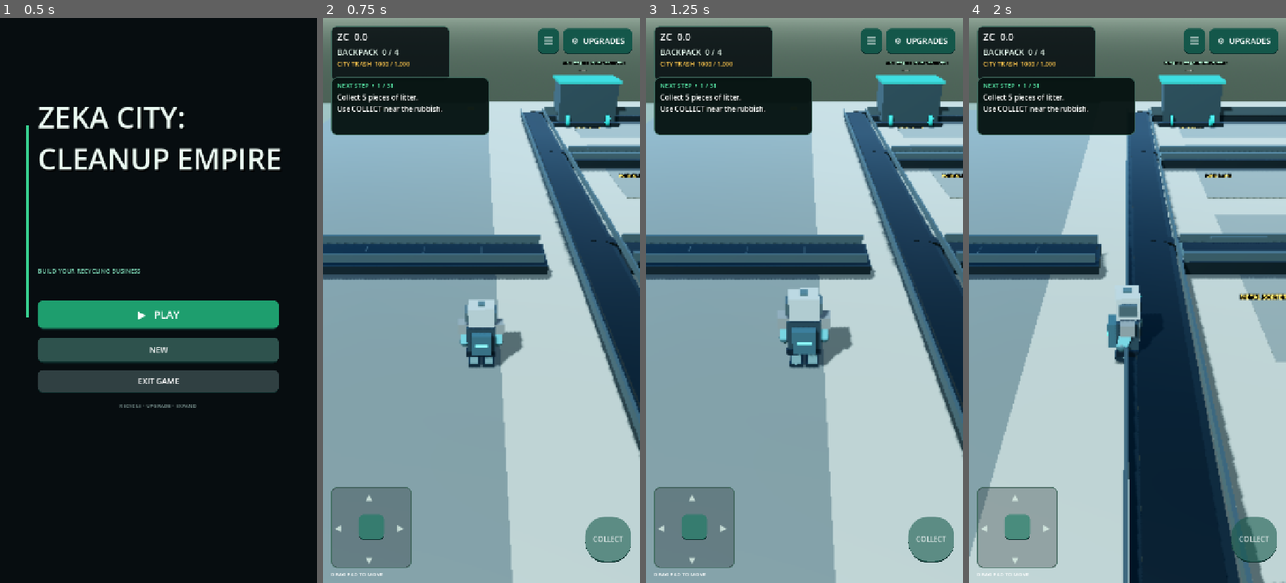
Above: before the commit, frames 1-4 (left to right).
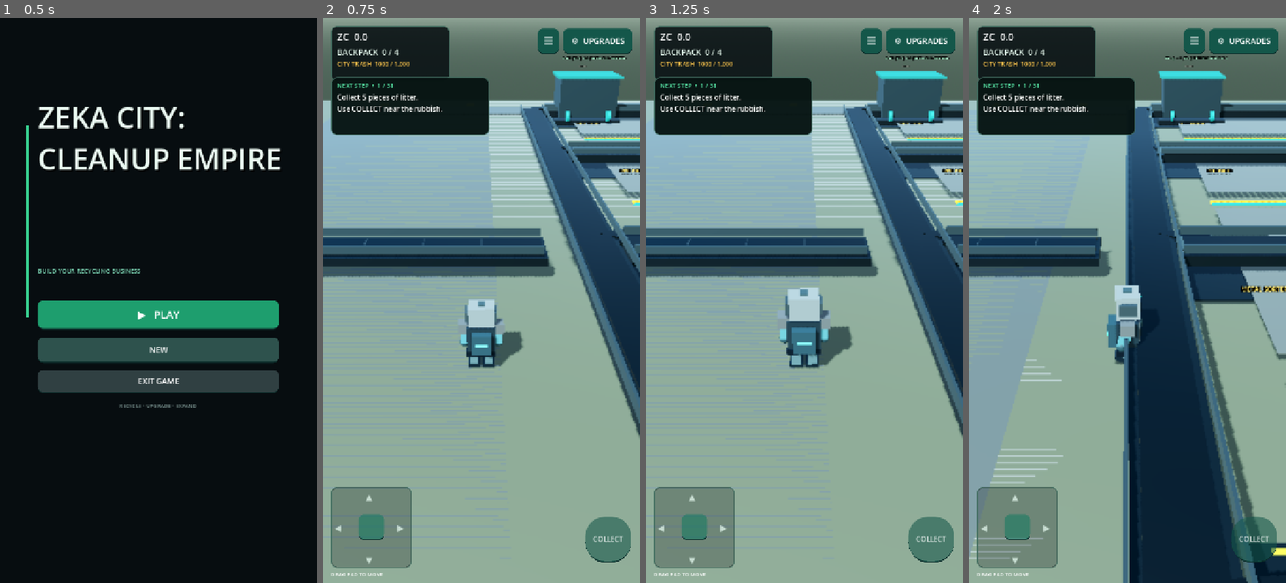
Above: after the commit, the same moments.

Repository: zekainstabot/trash-empire
Game: Godot game, scene res://Scenes/Main.tscn
Two runs of this game, one before a commit and one after it. Both use one fixed random seed, a clock stepped at 60 frames per second and the inputs below.
Inputs (mouse positions are in pixels of both pictures, inside the frame that each line leads up to):
- Up to frame 1 (0.5 s): no input
- Up to frame 2 (0.75 s): click "▶ PLAY" at 0.5 s
- Up to frame 3 (1.25 s): no input
- Up to frame 4 (2 s): move the mouse to (1197, 272) at 1.27 s; hold D (move_right) from 1.28 s (still down); click (1197, 272) at 1.42 s

Frame 1 is identical in both runs. In frame 2, 35% of the frame differs, in the area x 0-100%, y 6-100%; in frame 3, 34%; in frame 4, 45%.

Commit message:
Level factory and city ground surfaces for seamless robot navigation

Diff:
--- a/Scripts/main.gd
+++ b/Scripts/main.gd
@@ -305,7 +305,7 @@
 	var white := Color(0.90, 0.88, 0.79)
 	_box("CityTerrain", Vector3(49.0, -0.34, 0.0), Vector3(126.0, 0.68, 74.0), grass, true)
 	_box("FinalCleanupGround", Vector3(160.0, -0.34, 0.0), Vector3(96.0, 0.68, 74.0), Color(0.34, 0.38, 0.30), true)
-	_box("FinalCleanupWorkPad", Vector3(160.0, 0.018, 0.0), Vector3(90.0, 0.035, 62.0), Color(0.34, 0.38, 0.30), false)
+	_box("FinalCleanupWorkPad", Vector3(160.0, -0.0175, 0.0), Vector3(90.0, 0.035, 62.0), Color(0.34, 0.38, 0.30), false)
 
 	# Dark charcoal asphalt, raised curbs and layered markings make this read as a
 	# paved multi-lane boulevard rather than a flat grey platform.
@@ -3865,9 +3865,9 @@
 	var concrete := Color(0.39, 0.43, 0.42)
 
 	# Large, uncluttered factory floor and simple perimeter.
-	_box("MegaFactoryFoundation", Vector3(172.75, 0.14, 0.0), Vector3(58.5, 0.28, 72.0), concrete, true)
-	_box("FactoryServiceLane", Vector3(166.0, 0.075, -31.0), Vector3(65.0, 0.05, 3.0), Color(0.29, 0.33, 0.33), true)
-	_box("FactoryFrontApron", Vector3(137.0, 0.14, 0.0), Vector3(13.0, 0.28, 64.0), Color(0.31, 0.35, 0.34), true)
+	_box("MegaFactoryFoundation", Vector3(172.75, -0.14, 0.0), Vector3(58.5, 0.28, 72.0), concrete, true)
+	_box("FactoryServiceLane", Vector3(166.0, 0.025, -31.0), Vector3(65.0, 0.05, 3.0), Color(0.29, 0.33, 0.33), true)
+	_box("FactoryFrontApron", Vector3(137.0, -0.14, 0.0), Vector3(13.0, 0.28, 64.0), Color(0.31, 0.35, 0.34), true)
 
 	# Open-air factory: no roof, walls, or structural columns.
 
